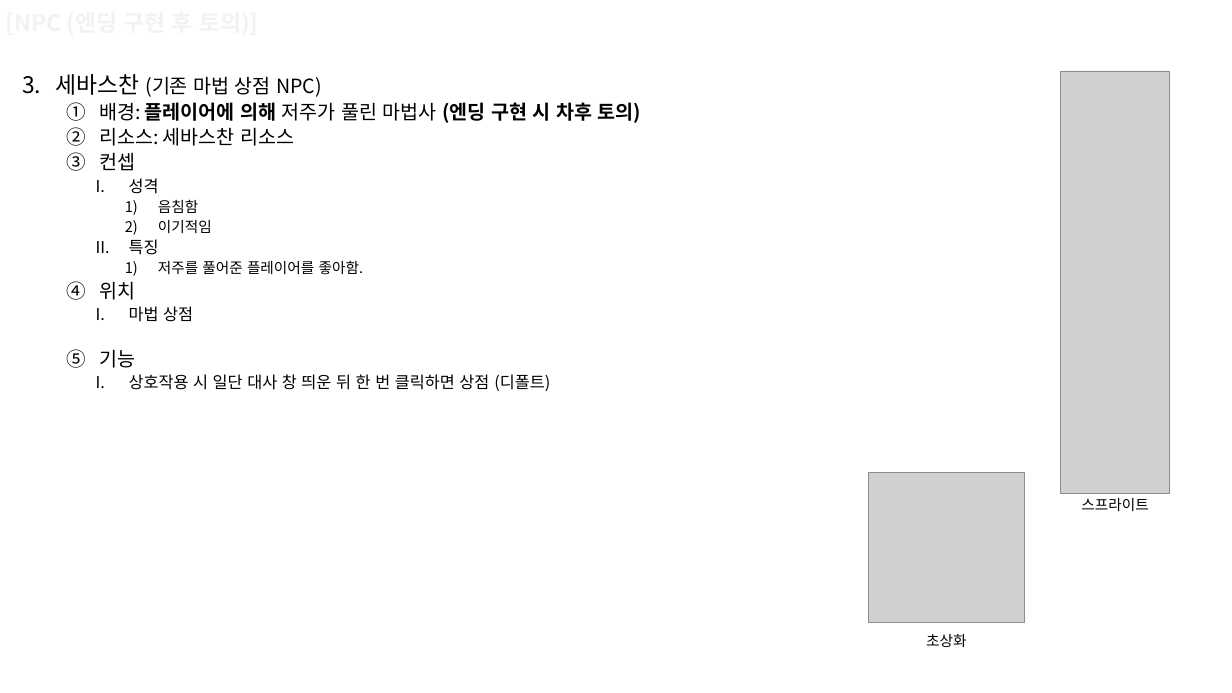
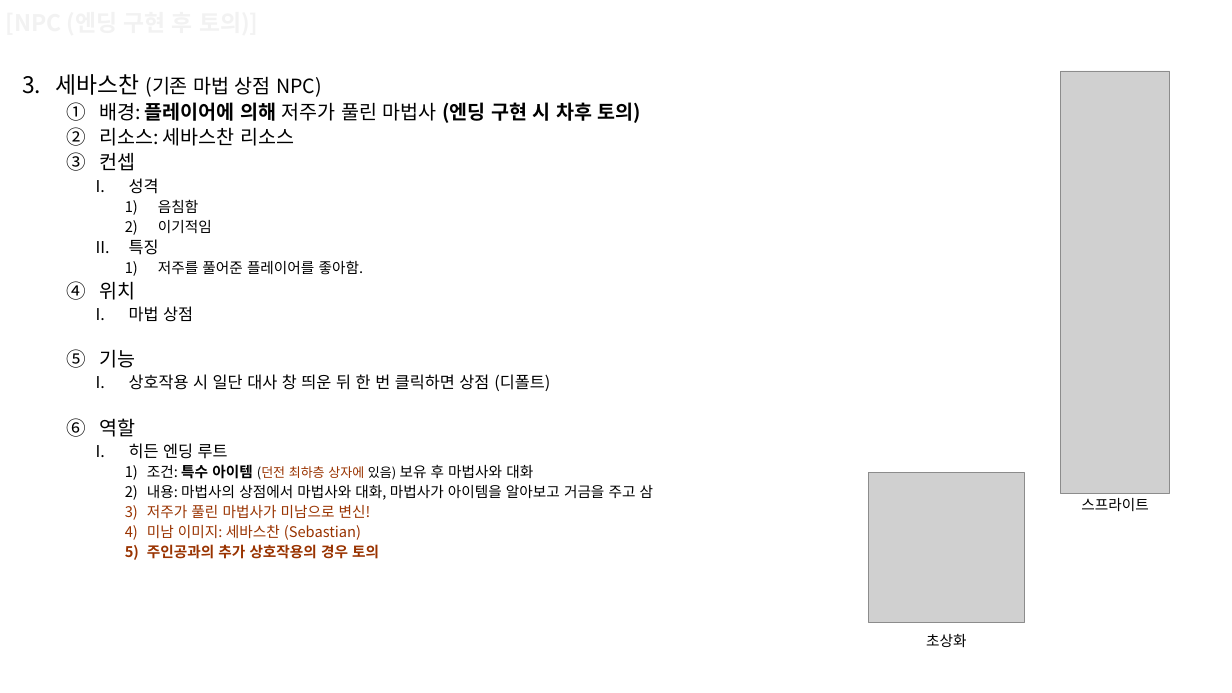
Before and after one commit to ehdrjs4773/teamValley, a slide deck: slide 11 of 기획서/기획서 v1.3.9/스타듀밸리프로젝트v1.4.0.pptx. Drawn at 1232x693 pixels with LibreOffice and Linux fonts; fonts in the diff are those of the drawing; grey boxes stand for pictures; background and template pictures are left out. Boxes give left, top, right and bottom in pixels: in the first picture for what was removed or moved away, otherwise in the second. Text is boxed around its words. In the diff, an @@ line names an element or a change of style, - is before the commit and + after.

```diff
--- a/기획서/기획서 v1.3.9/스타듀밸리프로젝트v1.4.0.pptx
+++ b/기획서/기획서 v1.3.9/스타듀밸리프로젝트v1.4.0.pptx
@@ text at [99,418,653,559]: paragraphs added @@
+  6. 역할
+    I. 히든 엔딩 루트
+      1) 조건: 특수 아이템 (던전 최하층 상자에 있음) 보유 후 마법사와 대화
+      2) 내용: 마법사의 상점에서 마법사와 대화, 마법사가 아이템을 알아보고 거금을 주고 삼
+      3) 저주가 풀린 마법사가 미남으로 변신!
+      4) 미남 이미지: 세바스찬 (Sebastian)
+      5) 주인공과의 추가 상호작용의 경우 토의
```
Also in this commit, not shown: 3 other slides changed, 1 other file.
